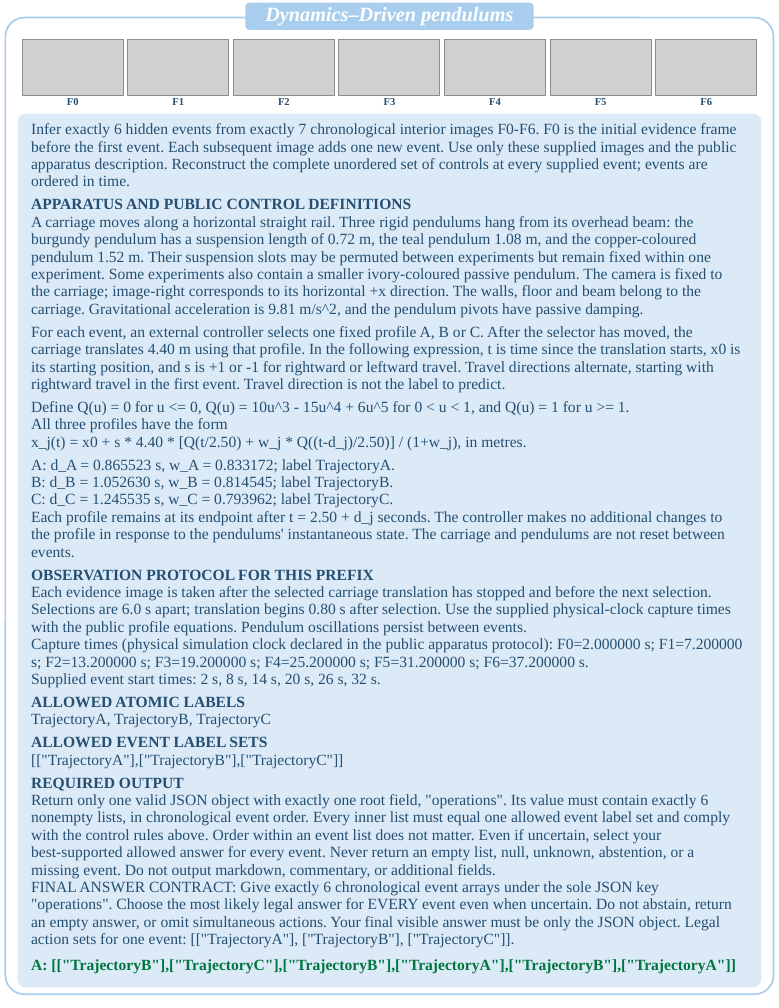
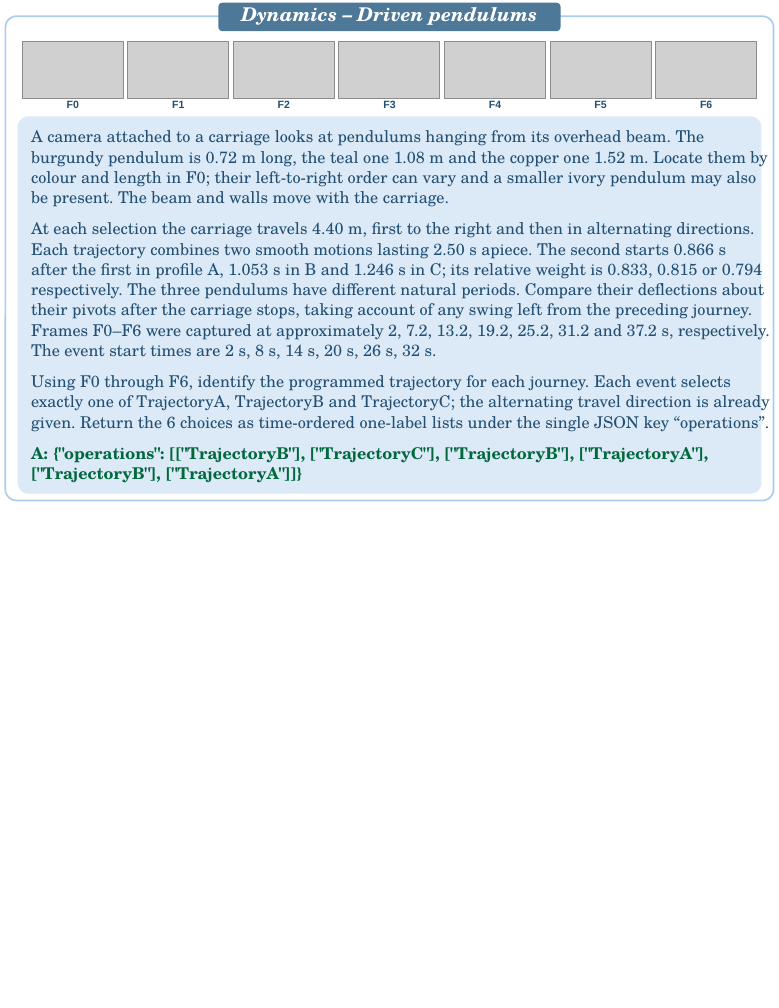
Before and after one commit to PIER-Lab/CaveBench, a slide deck: slide 3 of docs/assets/cases/CaveBench_Case_Studies.pptx. Drawn at 779x1008 pixels with LibreOffice and Linux fonts; fonts in the diff are those of the drawing; grey boxes stand for pictures. Boxes give left, top, right and bottom in pixels: in the first picture for what was removed or moved away, otherwise in the second. Text is boxed around its words. In the diff, an @@ line names an element or a change of style, - is before the commit and + after.

```diff
--- a/docs/assets/cases/CaveBench_Case_Studies.pptx
+++ b/docs/assets/cases/CaveBench_Case_Studies.pptx
@@ rounded rectangle: place and size @@
-rounded rectangle at [6,18,774,994]
+rounded rectangle at [6,17,774,501]
@@ rounded rectangle at [6,17,774,501]: proportions changed @@
@@ rounded rectangle: place and size @@
-rounded rectangle at [245,3,534,30]
+rounded rectangle at [218,3,560,31]
@@ rounded rectangle at [218,3,560,31]: fill #A9CEED to #4D7898; proportions changed @@
@@ text at [241,1,537,25]: text changed; size 15 to 14 pt; font Times New Roman to TeX Gyre Schola @@
-Dynamics–Driven pendulums
+Dynamics – Driven pendulums
@@ rounded rectangle at [18,116,761,494]: proportions changed @@
@@ rounded rectangle: place and size @@
-rounded rectangle at [18,114,761,987]
+rounded rectangle at [18,116,761,494]
@@ font Times New Roman to Arial, text colour #244F72 to #224F73 in 7 elements at [67,100,79,108], [172,100,184,108], [278,100,290,108], [383,100,395,108], [489,101,501,108], [594,100,606,108], [700,100,712,111] @@
@@ text at [31,130,757,207]: text changed; size 11.5 to 12 pt; font Times New Roman to TeX Gyre Schola; text colour #244F72 to #224F73 @@
-Infer exactly 6 hidden events from exactly 7 chronological interior images F0-F6. F0 is the initial evidence frame
-before the first event. Each subsequent image adds one new event. Use only these supplied images and the public
-apparatus description. Reconstruct the complete unordered set of controls at every supplied event; events are
-ordered in time.
+A camera attached to a carriage looks at pendulums hanging from its overhead beam. The
+burgundy pendulum is 0.72 m long, the teal one 1.08 m and the copper one 1.52 m. Locate them by
+colour and length in F0; their left-to-right order can vary and a smaller ivory pendulum may also
+be present. The beam and walls move with the carriage.
@@ text at [31,222,770,359]: text changed; size 11.5 to 12 pt; font Times New Roman to TeX Gyre Schola; text colour #244F72 to #224F73; bold off @@
-APPARATUS AND PUBLIC CONTROL DEFINITIONS
+At each selection the carriage travels 4.40 m, first to the right and then in alternating directions.
+Each trajectory combines two smooth motions lasting 2.50 s apiece. The second starts 0.866 s
+after the first in profile A, 1.053 s in B and 1.246 s in C; its relative weight is 0.833, 0.815 or 0.794
+respectively. The three pendulums have different natural periods. Compare their deflections about
+their pivots after the carriage stops, taking account of any swing left from the preceding journey.
+Frames F0–F6 were captured at approximately 2, 7.2, 13.2, 19.2, 25.2, 31.2 and 37.2 s, respectively.
+The event start times are 2 s, 8 s, 14 s, 20 s, 26 s, 32 s.
@@ text removed at [31,326,740,393] @@
-For each event, an external controller selects one fixed profile A, B or C. After the selector has moved, the
-carriage translates 4.40 m using that profile. In the following expression, t is time since the translation starts, x0 is
-its starting position, and s is +1 or -1 for rightward or leftward travel. Travel directions alternate, starting with
-rightward travel in the first event. Travel direction is not the label to predict.
@@ text at [31,375,770,432]: text changed; size 11.5 to 12 pt; font Times New Roman to TeX Gyre Schola; text colour #244F72 to #224F73 @@
-A carriage moves along a horizontal straight rail. Three rigid pendulums hang from its overhead beam: the
-burgundy pendulum has a suspension length of 0.72 m, the teal pendulum 1.08 m, and the copper-coloured
-pendulum 1.52 m. Their suspension slots may be permuted between experiments but remain fixed within one
-experiment. Some experiments also contain a smaller ivory-coloured passive pendulum. The camera is fixed to
-the carriage; image-right corresponds to its horizontal +x direction. The walls, floor and beam belong to the
-carriage. Gravitational acceleration is 9.81 m/s^2, and the pendulum pivots have passive damping.
+Using F0 through F6, identify the programmed trajectory for each journey. Each event selects
+exactly one of TrajectoryA, TrajectoryB and TrajectoryC; the alternating travel direction is already
+given. Return the 6 choices as time-ordered one-label lists under the single JSON key “operations”.
@@ text removed at [31,401,630,415] @@
-Define Q(u) = 0 for u <= 0, Q(u) = 10u^3 - 15u^4 + 6u^5 for 0 < u < 1, and Q(u) = 1 for u >= 1.
@@ text removed at [31,418,228,433] @@
-All three profiles have the form
@@ text at [31,447,709,483]: text changed; size 11.5 to 12 pt; font Times New Roman to TeX Gyre Schola; text colour #00753F to #00683C @@
-A: [["TrajectoryB"],["TrajectoryC"],["TrajectoryB"],["TrajectoryA"],["TrajectoryB"],["TrajectoryA"]]
+A: {"operations": [["TrajectoryB"], ["TrajectoryC"], ["TrajectoryB"], ["TrajectoryA"],
+["TrajectoryB"], ["TrajectoryA"]]}
@@ text removed at [31,436,526,450] @@
-x_j(t) = x0 + s * 4.40 * [Q(t/2.50) + w_j * Q((t-d_j)/2.50)] / (1+w_j), in metres.
@@ text removed at [31,459,395,473] @@
-A: d_A = 0.865523 s, w_A = 0.833172; label TrajectoryA.
@@ text removed at [31,476,394,491] @@
-B: d_B = 1.052630 s, w_B = 0.814545; label TrajectoryB.
@@ text removed at [31,493,394,508] @@
-C: d_C = 1.245535 s, w_C = 0.793962; label TrajectoryC.
@@ text removed at [31,511,725,557] @@
-Each profile remains at its endpoint after t = 2.50 + d_j seconds. The controller makes no additional changes to
-the profile in response to the pendulums' instantaneous state. The carriage and pendulums are not reset between
-events.
@@ text removed at [31,569,374,580] @@
-OBSERVATION PROTOCOL FOR THIS PREFIX
@@ text removed at [31,586,731,635] @@
-Each evidence image is taken after the selected carriage translation has stopped and before the next selection.
-Selections are 6.0 s apart; translation begins 0.80 s after selection. Use the supplied physical-clock capture times
-with the public profile equations. Pendulum oscillations persist between events.
@@ text removed at [31,638,743,669] @@
-Capture times (physical simulation clock declared in the public apparatus protocol): F0=2.000000 s; F1=7.200000
-s; F2=13.200000 s; F3=19.200000 s; F4=25.200000 s; F5=31.200000 s; F6=37.200000 s.
@@ text removed at [31,673,381,688] @@
-Supplied event start times: 2 s, 8 s, 14 s, 20 s, 26 s, 32 s.
@@ text removed at [31,696,245,707] @@
-ALLOWED ATOMIC LABELS
@@ text removed at [31,713,271,728] @@
-TrajectoryA, TrajectoryB, TrajectoryC
@@ text removed at [31,736,267,747] @@
-ALLOWED EVENT LABEL SETS
@@ text removed at [31,754,343,768] @@
-[["TrajectoryA"],["TrajectoryB"],["TrajectoryC"]]
@@ text removed at [31,777,184,791] @@
-REQUIRED OUTPUT
@@ text removed at [31,794,731,878] @@
-Return only one valid JSON object with exactly one root field, "operations". Its value must contain exactly 6
-nonempty lists, in chronological event order. Every inner list must equal one allowed event label set and comply
-with the control rules above. Order within an event list does not matter. Even if uncertain, select your
-best-supported allowed answer for every event. Never return an empty list, null, unknown, abstention, or a
-missing event. Do not output markdown, commentary, or additional fields.
@@ text removed at [31,881,732,948] @@
-FINAL ANSWER CONTRACT: Give exactly 6 chronological event arrays under the sole JSON key
-"operations". Choose the most likely legal answer for EVERY event even when uncertain. Do not abstain, return
-an empty answer, or omit simultaneous actions. Your final visible answer must be only the JSON object. Legal
-action sets for one event: [["TrajectoryA"], ["TrajectoryB"], ["TrajectoryC"]].
```
Also in this commit, not shown: 20 other slides changed, 19 slides added, 19 slides removed.
